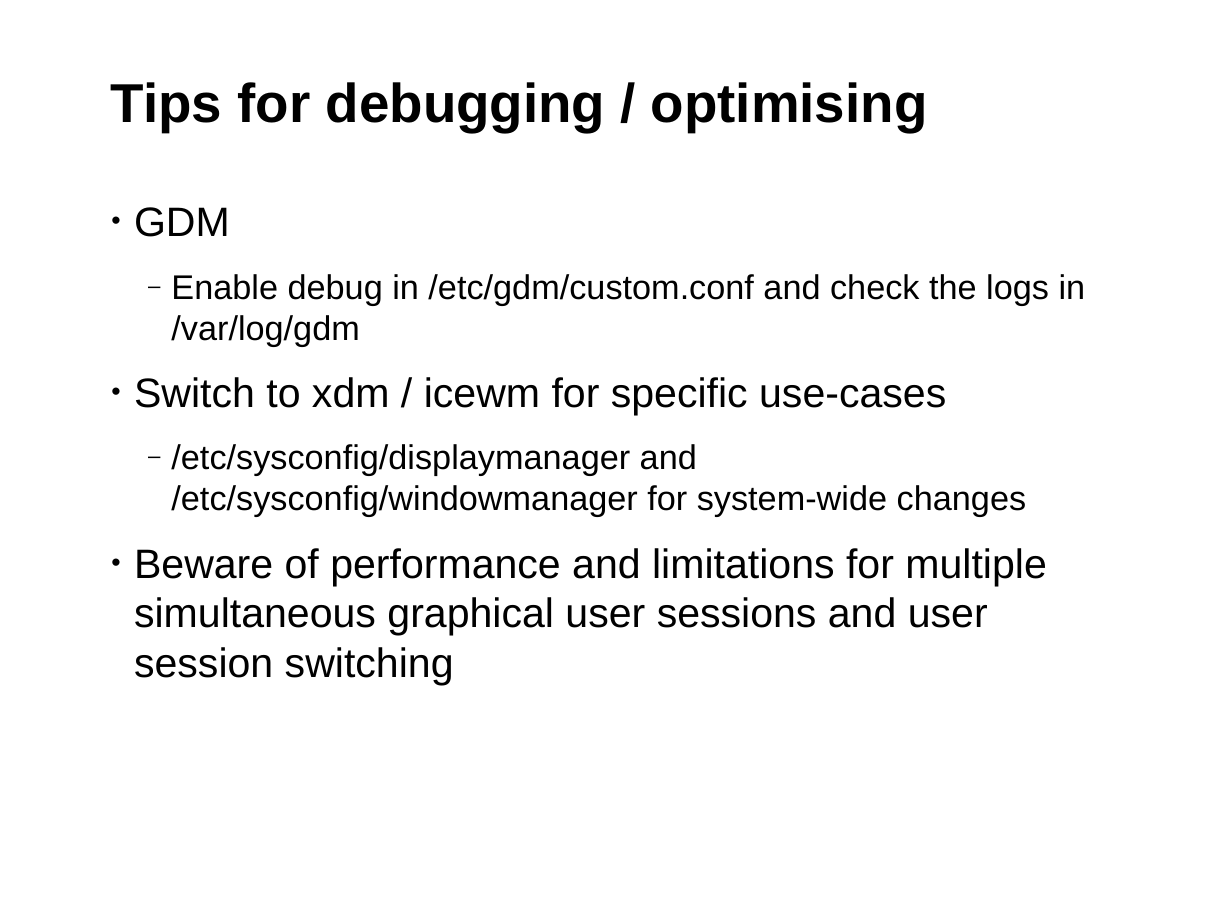
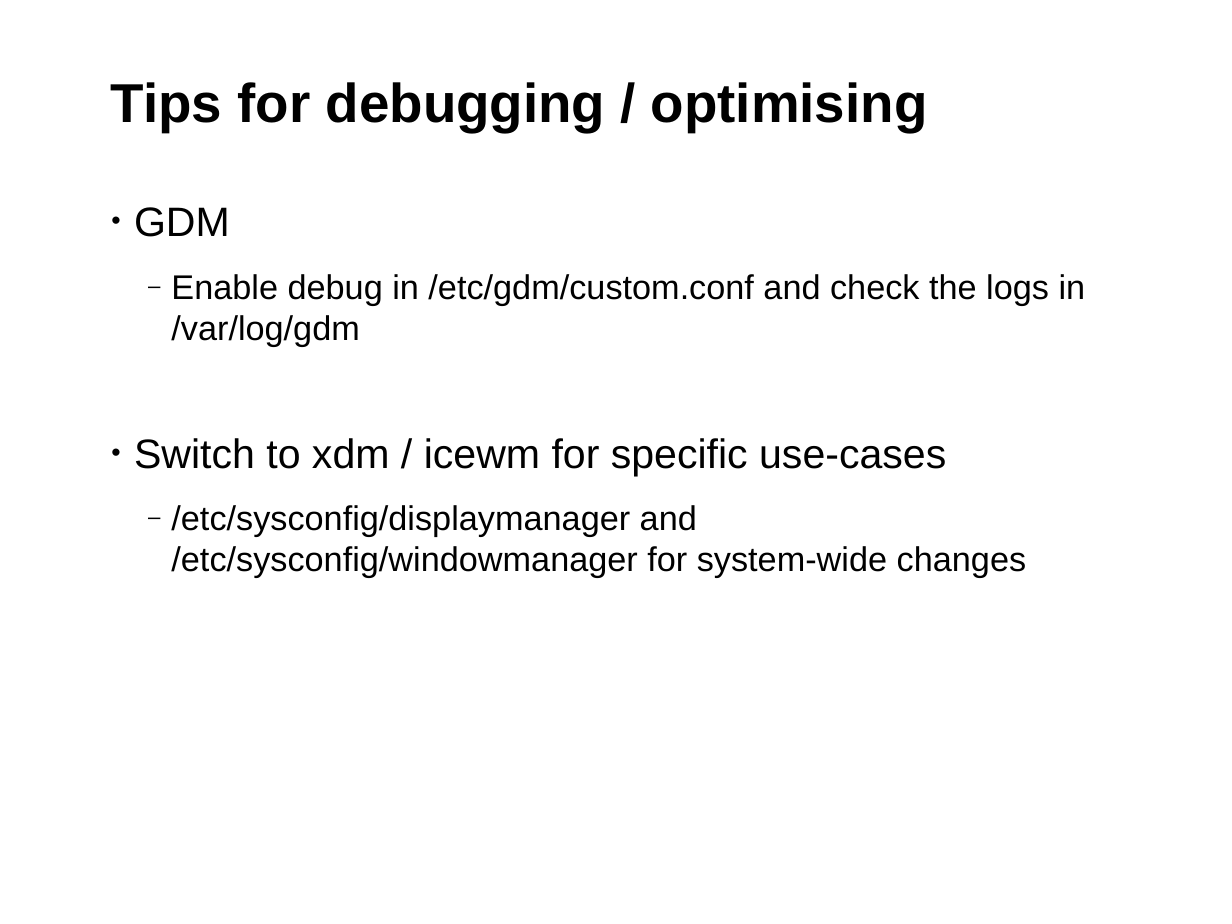
Before and after one commit to sreeves/presentation, a slide deck: slide 11 of SUSECON_2015_RemoteDesktop.odp (slide 12 before the commit). Drawn at 1232x924 pixels with LibreOffice and Linux fonts; fonts in the diff are those of the drawing; background and template pictures are left out. Boxes give left, top, right and bottom in pixels: in the first picture for what was removed or moved away, otherwise in the second. Text is boxed around its words. In the diff, an @@ line names an element or a change of style, - is before the commit and + after.

```diff
--- a/SUSECON_2015_RemoteDesktop.odp
+++ b/SUSECON_2015_RemoteDesktop.odp
@@ text at (134,548,1046,685): paragraph removed @@
-• Beware of performance and limitations for multiple simultaneous graphical user sessions and user session switching
```
Also in this commit, not shown: 1 other slide changed, 1 slide removed.
